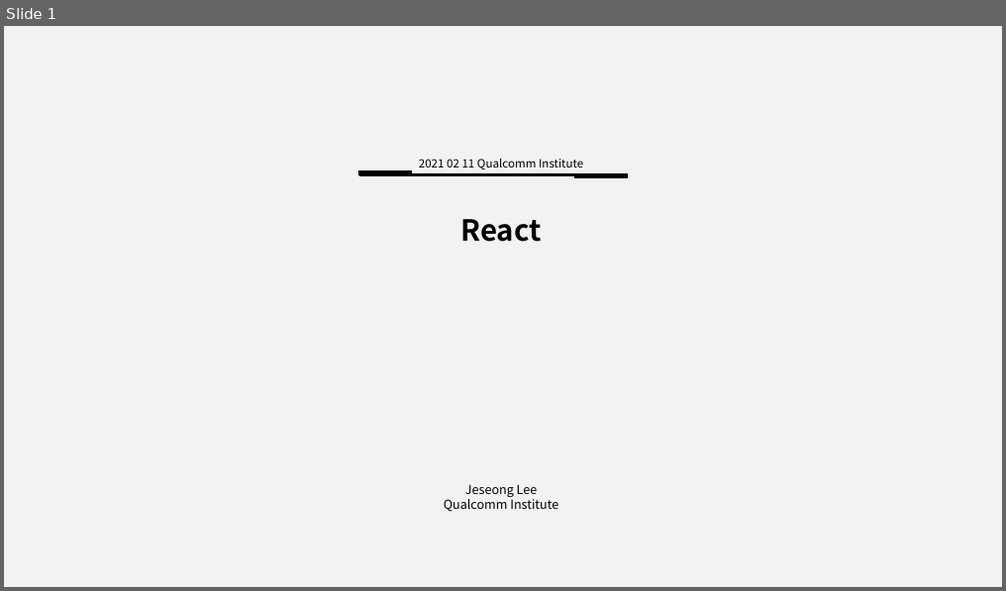
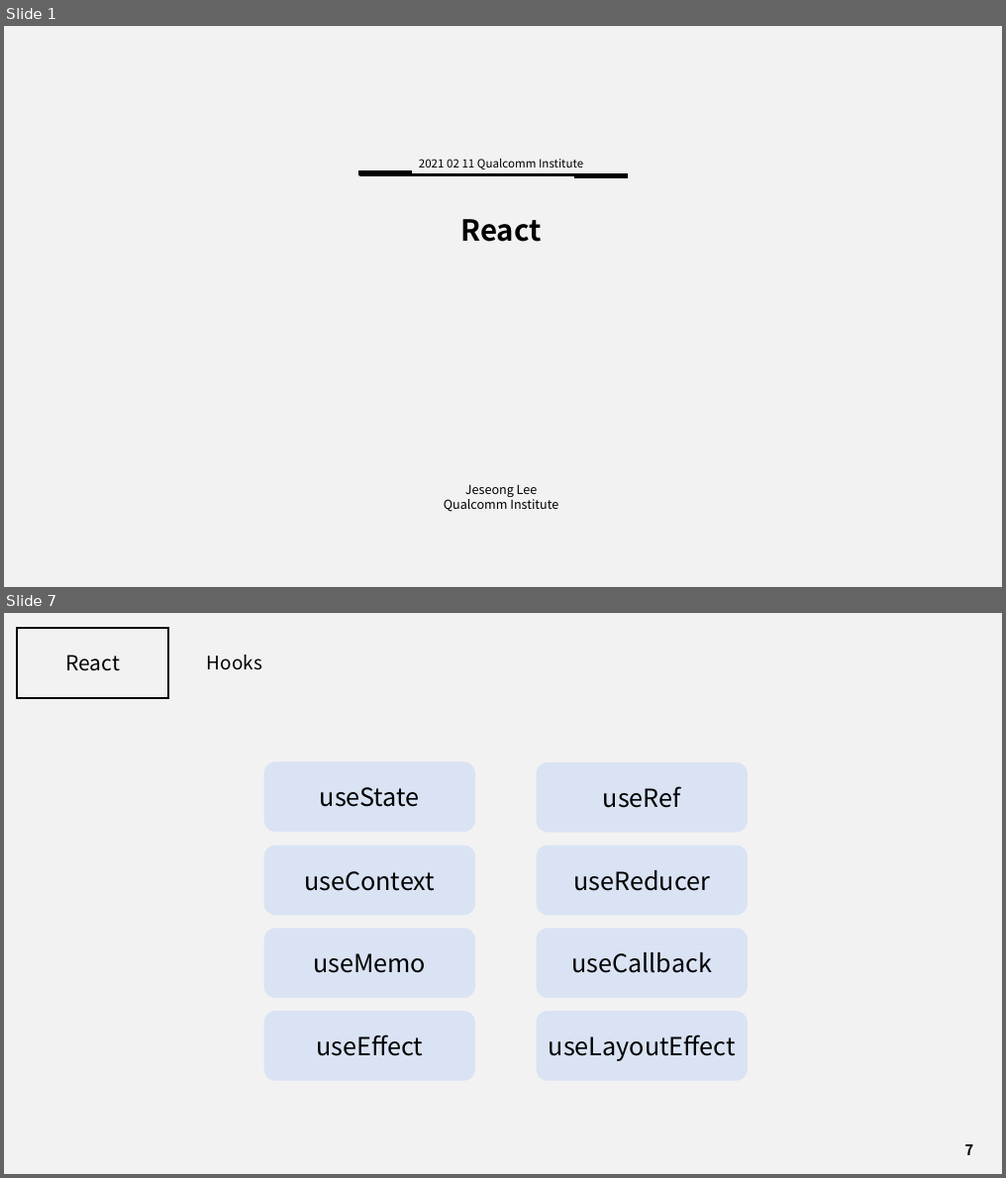
Before and after one commit to J3SUNG/Seminar, a slide deck: 210210_React_2.pptx. Shown one above the other, each under a label of ours: slide 1 before the commit, slides 1 and 7 after it; the slides between them are not shown. The pictures are 1006x591 and 1006x1178 pixels, drawn with LibreOffice and Linux fonts; fonts in the diff are those of the drawing. Boxes give left, top, right and bottom in pixels: in the first picture for what was removed or moved away, otherwise in the second. Text is boxed around its words. In the diff, an @@ line names an element or a change of style, - is before the commit and + after.

```diff
--- a/210210_React_2.pptx
+++ b/210210_React_2.pptx
@@ slide 7 added at box(4, 613, 1002, 1174), background #F2F2F2 @@
@@ rectangle added at box(17, 628, 168, 697), outline #000000 2 pt @@
@@ text added at box(65, 655, 120, 671), 20 pt, text #000000 @@
+React
@@ text added at box(207, 655, 262, 670), 18 pt, text #000000 @@
+Hooks
@@ rounded rectangle added at box(263, 761, 475, 832), fill #DAE3F3, 24 pt, text #000000 @@
+useState
@@ rounded rectangle added at box(537, 762, 747, 833), fill #DAE3F3, 24 pt, text #000000 @@
+useRef
@@ rounded rectangle added at box(263, 845, 475, 915), fill #DAE3F3, 24 pt, text #000000 @@
+useContext
@@ rounded rectangle added at box(537, 845, 747, 915), fill #DAE3F3, 24 pt, text #000000 @@
+useReducer
@@ rounded rectangle added at box(263, 928, 475, 998), fill #DAE3F3, 24 pt, text #000000 @@
+useMemo
@@ rounded rectangle added at box(537, 928, 747, 998), fill #DAE3F3, 24 pt, text #000000 @@
+useCallback
@@ rounded rectangle added at box(263, 1011, 475, 1081), fill #DAE3F3, 24 pt, text #000000 @@
+useEffect
@@ rounded rectangle added at box(537, 1011, 747, 1081), fill #DAE3F3, 24 pt, text #000000 @@
+useLayoutEffect
@@ page number added at box(965, 1145, 974, 1156), 14 pt, text #000000, bold @@
+7
```
Also in this commit, not shown: 6 slides changed, 1 other slide added, 40 slides removed, 1 other file.
